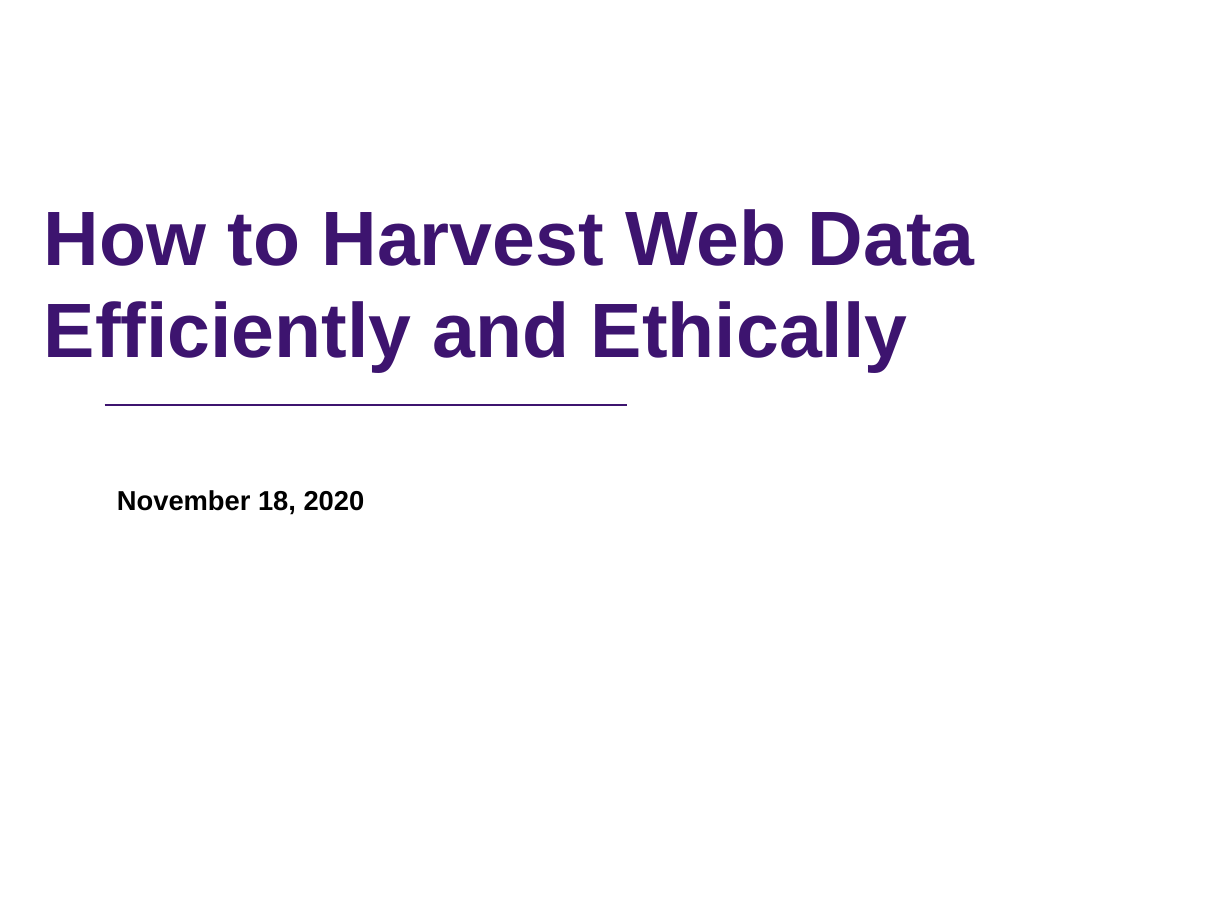
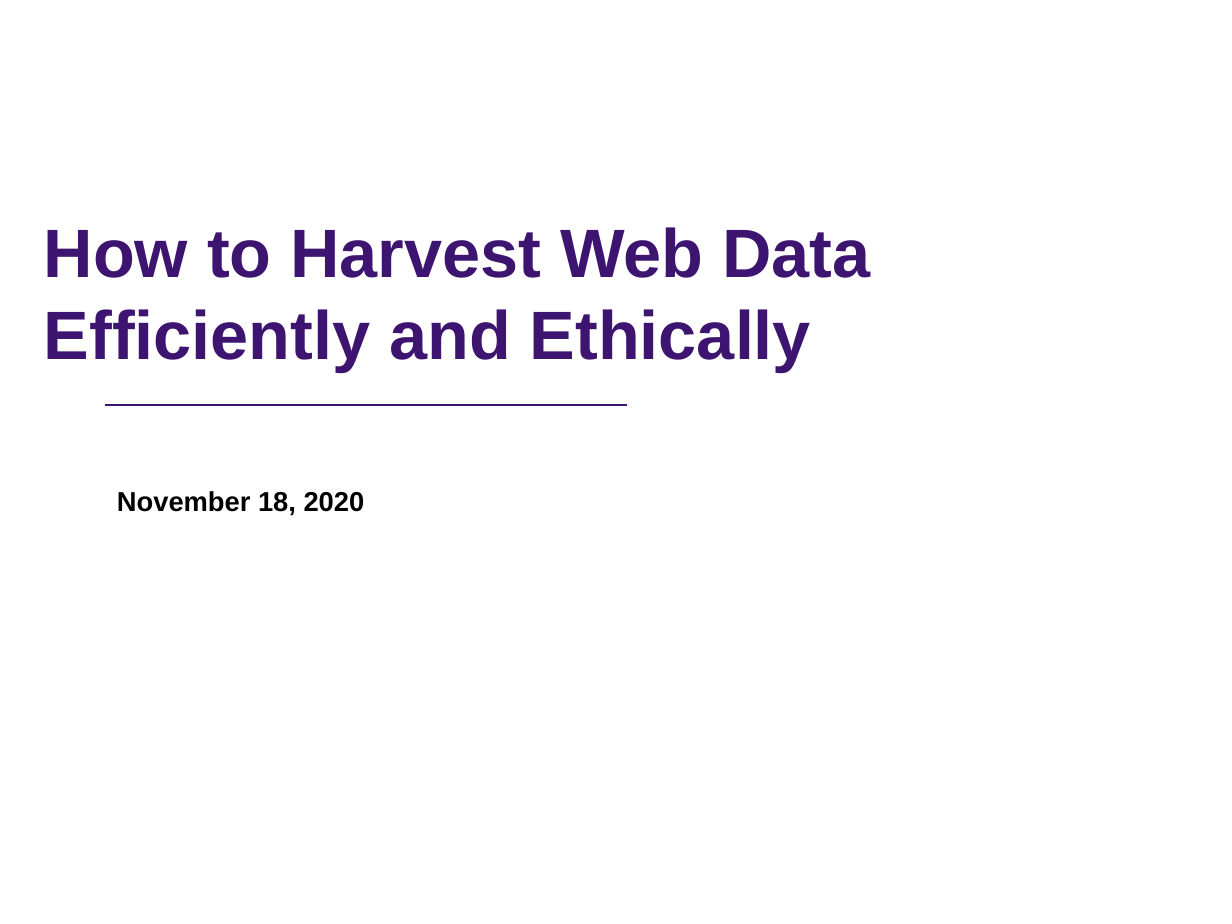
Before and after one commit to rs-kellogg/fellows_workshop, a slide deck: slide 1 of 2-harvest/Web_Harvesting.pptx. Drawn at 1232x924 pixels with LibreOffice and Linux fonts; fonts in the diff are those of the drawing; background and template pictures are left out. Boxes give left, top, right and bottom in pixels: in the first picture for what was removed or moved away, otherwise in the second. Text is boxed around its words. In the diff, an @@ line names an element or a change of style, - is before the commit and + after.

```diff
--- a/2-harvest/Web_Harvesting.pptx
+++ b/2-harvest/Web_Harvesting.pptx
@@ title "How to Harvest Web Data ..." at (44,227,870,371): size 45 to 40 pt @@
```
Also in this commit, not shown: 10 other slides changed, 4 slides added.
